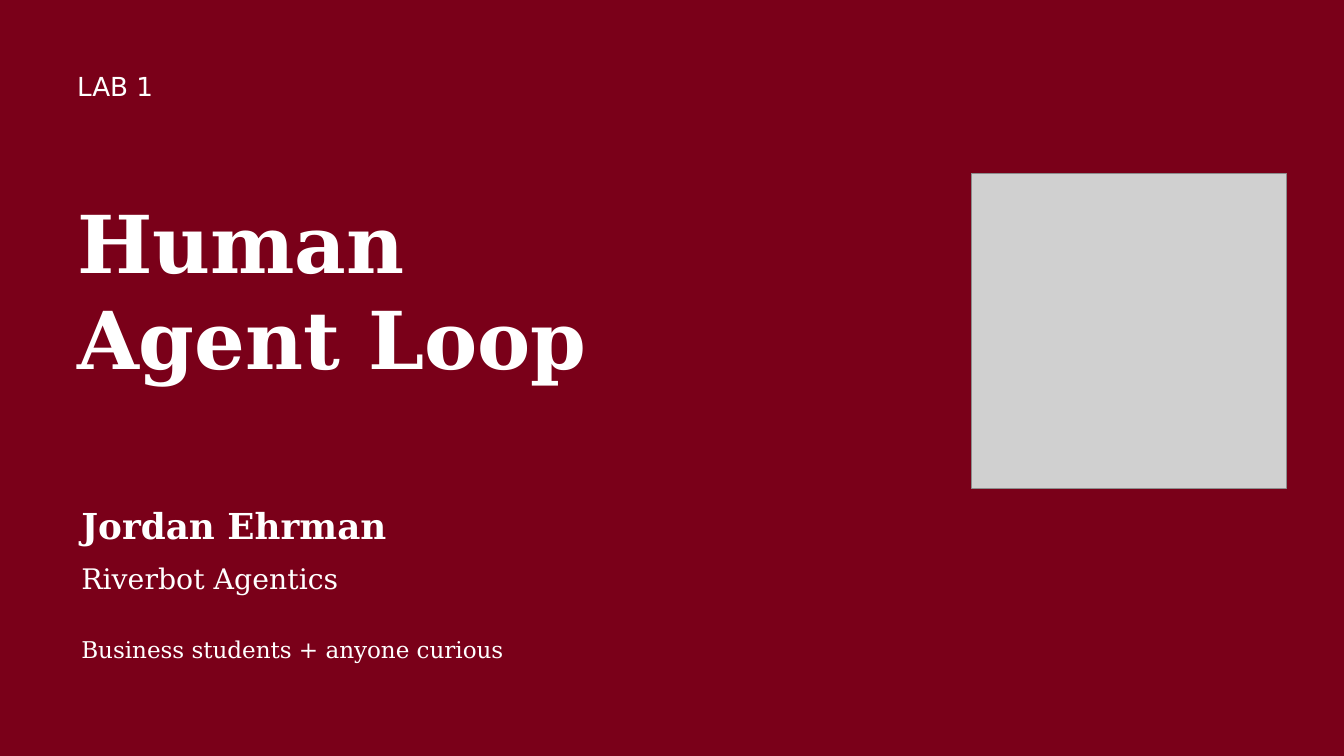
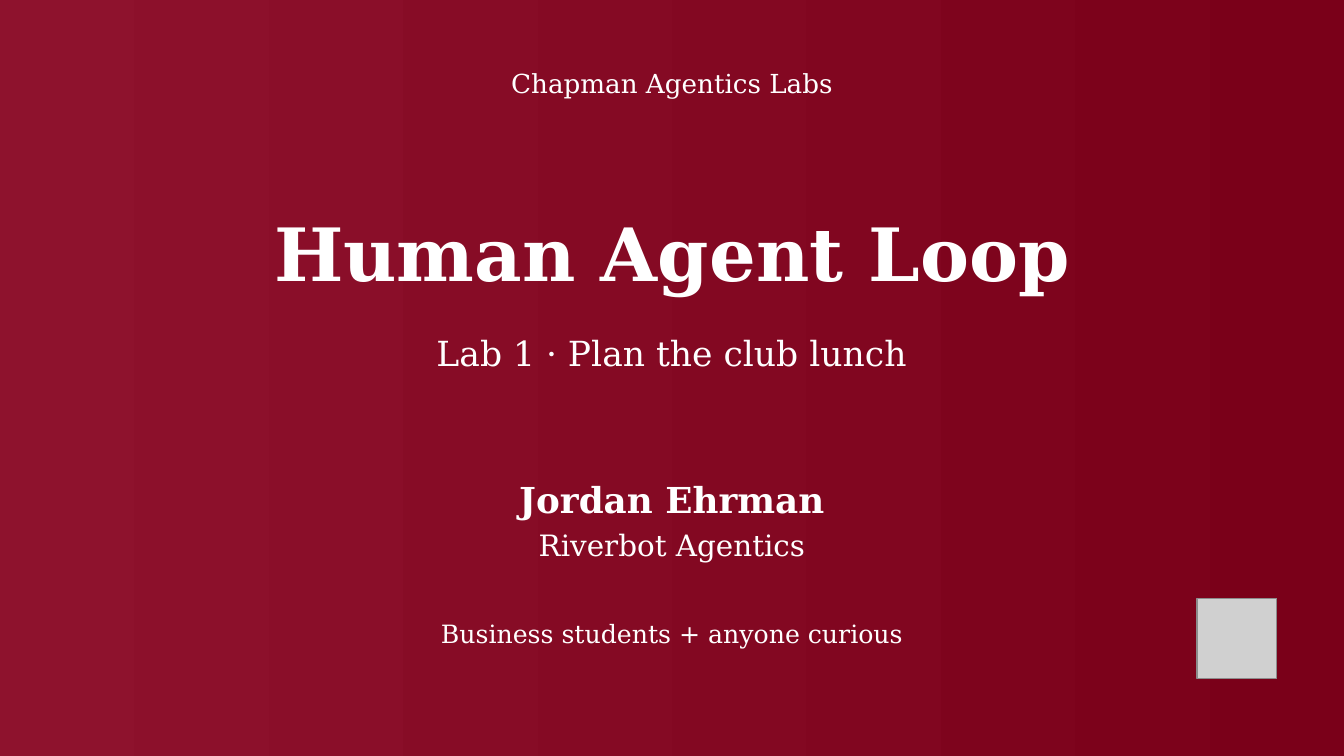
Before and after one commit to ehrmanj-chap/agentics_labs_lectures, a slide deck: slide 1 of downloads/Lab_1_Human_Agent_Loop.pptx. Drawn at 1344x756 pixels with LibreOffice and Linux fonts; fonts in the diff are those of the drawing; grey boxes stand for pictures. Boxes give left, top, right and bottom in pixels: in the first picture for what was removed or moved away, otherwise in the second. Text is boxed around its words. In the diff, an @@ line names an element or a change of style, - is before the commit and + after.

Commit message:
Finish lunch lab deck, student handout and instructor cookbook

```diff
--- a/downloads/Lab_1_Human_Agent_Loop.pptx
+++ b/downloads/Lab_1_Human_Agent_Loop.pptx
@@ background #7A0019 to gradient #7A0019 to #8E122D @@
@@ text removed at bbox=[77, 77, 153, 96] @@
-LAB 1
@@ text added at bbox=[511, 73, 832, 98], 18.8 pt, text #FFFFFF @@
+Chapman Agentics Labs
@@ text at bbox=[274, 227, 1070, 296]: text changed; size 57 to 52.5 pt @@
-Human
-Agent Loop
+Human Agent Loop
@@ text added at bbox=[436, 339, 906, 367], 24.8 pt, text #FFFFFF @@
+Lab 1 · Plan the club lunch
@@ text "Jordan Ehrman": place and size @@
-text "Jordan Ehrman" at bbox=[81, 512, 386, 547]
+text "Jordan Ehrman" at bbox=[519, 486, 824, 521]
@@ text "Jordan Ehrman" at bbox=[519, 486, 824, 521]: alignment left to centre @@
@@ text "Riverbot Agentics": place and size @@
-text "Riverbot Agentics" at bbox=[81, 567, 339, 596]
+text "Riverbot Agentics" at bbox=[539, 533, 805, 562]
@@ text "Riverbot Agentics" at bbox=[539, 533, 805, 562]: size 20.2 to 21 pt; alignment left to centre @@
@@ picture: place and size @@
-picture at bbox=[972, 173, 1287, 488]
+picture at bbox=[1198, 599, 1277, 679]
@@ text "Business students + anyone curious": place and size @@
-text "Business students + anyone curious" at bbox=[81, 640, 504, 663]
+text "Business students + anyone curious" at bbox=[441, 624, 903, 649]
@@ text "Business students + anyone curious" at bbox=[441, 624, 903, 649]: size 16.5 to 18 pt; alignment left to centre @@
```
Also in this commit, not shown: 9 other slides changed, 10 slides added, 4 slides removed, 11 other files.
